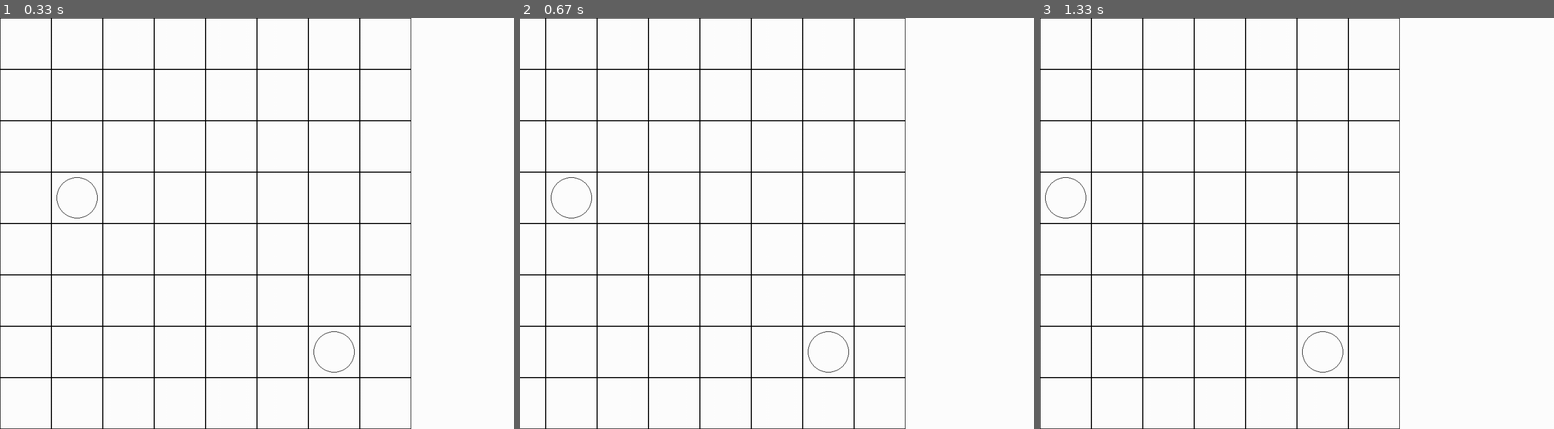
Above: before the commit, frames 1-3 (left to right).
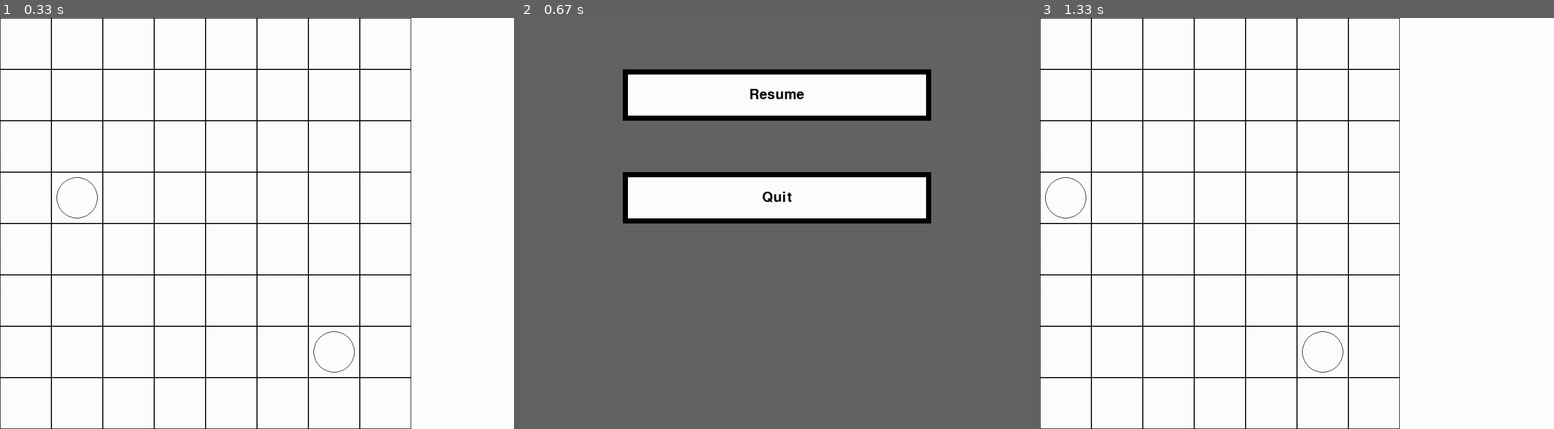
Above: after the commit, the same moments.

Repository: B3NJP/FinalSDDProject
Game: pygame game, started from main.py
Same seed, same stepped clock (60 frames per second), same inputs: the game is played once before the commit and once after it.
Inputs:
- Up to frame 1 (0.33 s): no input
- Up to frame 2 (0.67 s): hold Esc from 0.33 s (still down); hold Right from 0.33 s (still down)
- Up to frame 3 (1.33 s): release Esc at 0.8 s; release Right at 0.8 s; hold Esc 0.83-1.3 s; hold Right 0.83-1.3 s

Frame 1 is identical in both runs. In frame 2, 89% of the frame differs, in the area x 0-100%, y 0-100%; in frame 3, nothing differs.

Commit message:
Created pause menu - does nothing right now

Diff:
--- a/main.py
+++ b/main.py
@@ -32,6 +32,28 @@
 page = 0
 comboWindow.set_alpha(200)
 dispComboWind = False
+
+# Pause Menu
+greyMenu = 100, 100, 100, 150
+pauseMenu = pygame.Surface(screenSize)
+dispPauseMenu = False
+
+# Further Pause Menu
+buttonSize = [600, 100]
+resButton = pygame.Surface(buttonSize)
+quitButton = pygame.Surface(buttonSize)
+menuFont = pygame.font.Font(None, 40)
+def drawPauseMenuButtons(cursor):
+    resButton.fill(white)
+    pygame.draw.rect(resButton, black, [0, 0] + buttonSize, 10)
+    resButton.blit(menuFont.render("Resume", True, black), [(buttonSize[0]-menuFont.size("Resume")[0])/2, (buttonSize[1]-menuFont.size("Resume")[1])/2])
+    pauseMenu.blit(resButton, [200, 100])
+
+    quitButton.fill(white)
+    pygame.draw.rect(quitButton, black, [0, 0] + buttonSize, 10)
+    quitButton.blit(menuFont.render("Quit", True, black), [(buttonSize[0]-menuFont.size("Quit")[0])/2, (buttonSize[1]-menuFont.size("Resume")[1])/2])
+    pauseMenu.blit(quitButton, [200, 300])
+
 
 
 # Text Font
@@ -114,6 +136,8 @@
                 dispStatWind = not dispStatWind
             if event.key == pygame.K_n:
                 dispComboWind = not dispComboWind
+            if event.key == pygame.K_ESCAPE:
+                dispPauseMenu = not dispPauseMenu
 
             # Checks if number (to select combo)
             if pygame.key.name(event.key) in "1234567890":
@@ -121,13 +145,17 @@
 
         if event.type == pygame.MOUSEBUTTONDOWN: # Mouse buttons
             if event.button == 1:
-                # Gets location of mouse (adjusted for scroll)
-                location = [int((event.pos[0]-camera[0]*100)//100), int((event.pos[1]-camera[1]*100)//100)]
+                if dispPauseMenu:
+                    pass
+                else:
+                    # Gets location of mouse (adjusted for scroll)
+                    location = [int((event.pos[0]-camera[0]*100)//100), int((event.pos[1]-camera[1]*100)//100)]
 
-                for i in units:
-                    if i.loc == location:
-                        selected = i
-                        break
+                    for i in units:
+                        if i.loc == location:
+                            selected = i
+                            break
+
 
     screen.fill(white) # Makes the screen white
 
@@ -149,5 +177,10 @@
             comboWindow.blit(font.render(str(i+1) + ": " + combos[i].name, True, col), [10, 10 + 15*i])
         screen.blit(comboWindow, [screenSize[0]-comboWindowSize[0], screenSize[1]-comboWindowSize[1]])
 
+    if dispPauseMenu:
+        pauseMenu.fill(greyMenu)
+        drawPauseMenuButtons('test')
+        screen.blit(pauseMenu, [0,0])
+
     # Draws everything to screen
     pygame.display.flip()
